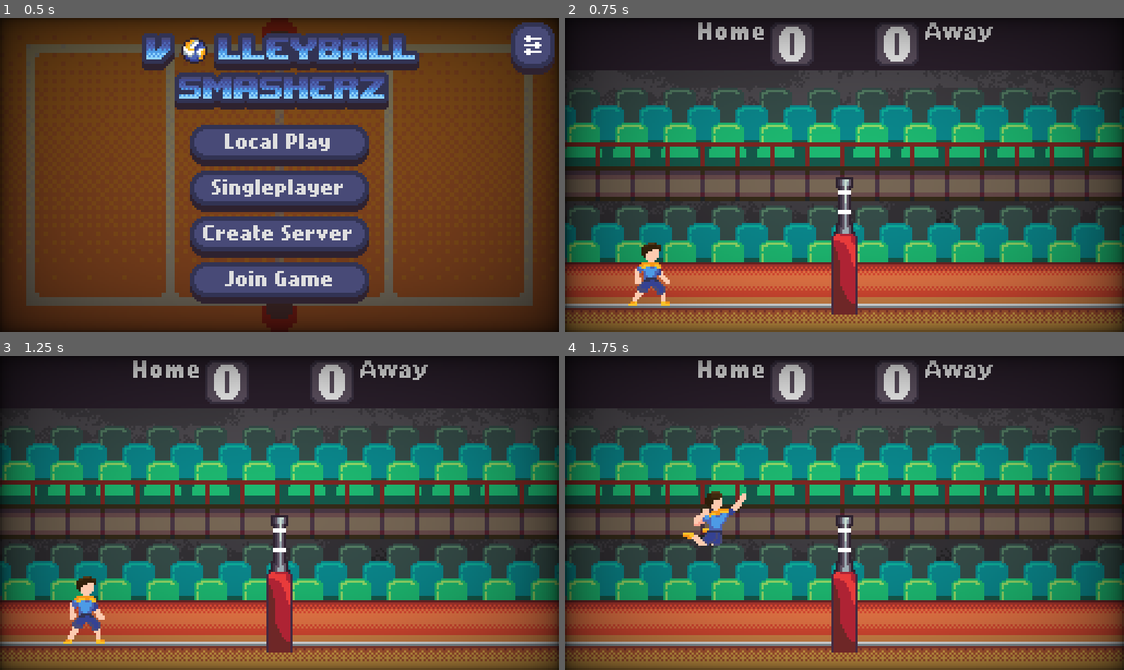
Above: before the commit, frames 1-4 (two rows, left to right).
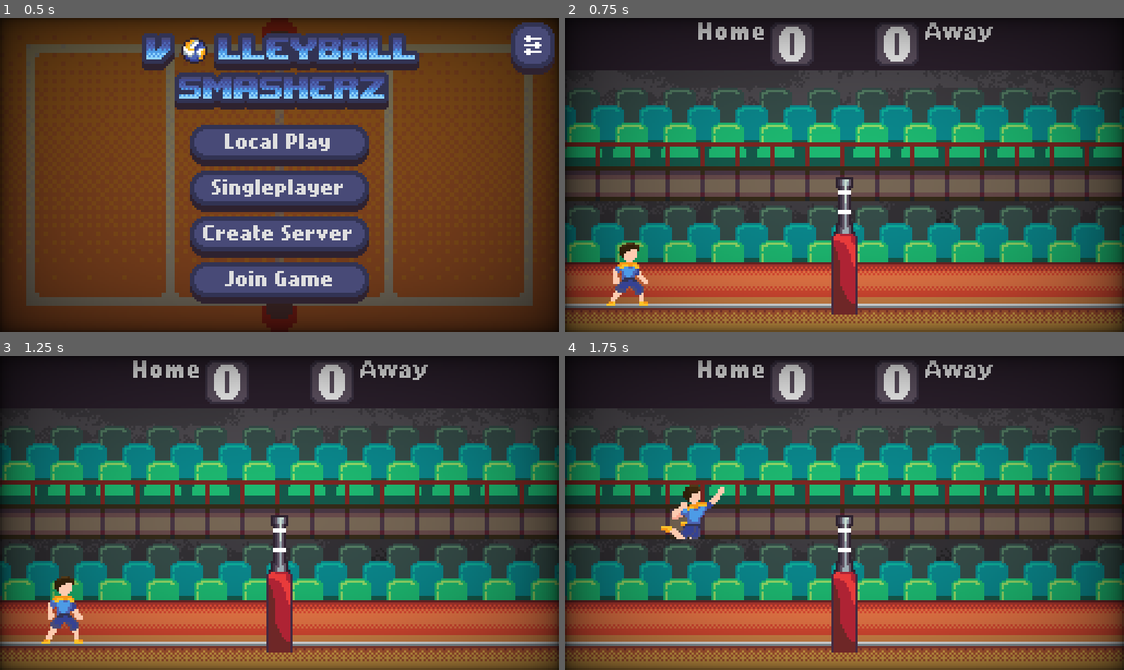
Above: after the commit, the same moments.

Repository: wonderdip/Arcade-Game
Game: Godot game, scene res://Scenes/Menus/title_screen.tscn
The game is run twice, just before and just after one commit, with the same random seed, the same clock (stepped at 60 frames per second) and the same inputs.
Inputs:
- Up to frame 1 (0.5 s): no input
- Up to frame 2 (0.75 s): click "Singleplayer" at 0.5 s
- Up to frame 3 (1.25 s): no input
- Up to frame 4 (1.75 s): hold D (right) from 1.28 s (still down); hold F (set) from 1.28 s (still down); tap W (jump) at 1.52, 1.55 s

Frame 1 is identical in both runs. In frame 2, 1.3% of the frame differs, in the area x 7-19%, y 71-92%; in frame 3, 1.4%; in frame 4, 1.4%, in the area x 17-33%, y 40-61%.

Commit message:
im trying so hard for ts to work

Diff:
--- a/Scenes/player.tscn
+++ b/Scenes/player.tscn
@@ -230,6 +230,9 @@
 properties/3/path = NodePath("Sprite:flip_h")
 properties/3/spawn = true
 properties/3/replication_mode = 1
+properties/4/path = NodePath(".:player_number")
+properties/4/spawn = true
+properties/4/replication_mode = 1
 
 [node name="Player" type="CharacterBody2D" groups=["Player"]]
 collision_mask = 156
@@ -237,16 +240,13 @@
 safe_margin = 0.2
 script = ExtResource("1_cvnsp")
 Speed = 140.0
-JumpForce = -240.0
+JumpForce = -250.0
 Friction = 1300.0
-low_jump_multiplier = 3.0
 
 [node name="Sprite" type="AnimatedSprite2D" parent="."]
 position = Vector2(0, -1)
 sprite_frames = SubResource("SpriteFrames_pu2lt")
-animation = &"Run"
-frame = 6
-frame_progress = 0.43458602
+animation = &"Set"
 
 [node name="CollisionShape2D" type="CollisionShape2D" parent="."]
 visible = false
--- a/Scripts/multiplayer_spawner.gd
+++ b/Scripts/multiplayer_spawner.gd
@@ -22,18 +22,36 @@
 func spawn_player(id: int, index: int) -> void:
 	var player: Node = network_player.instantiate()
 	player.name = str(id)
-	print(index)
+
+	# --- 1) Assign authority on the instance BEFORE it enters the scene tree.
+	# This must be executed on the server only.
+	if multiplayer.is_server():
+		player.set_multiplayer_authority(id)
+		print("Spawner: set authority", id, "on instance", player.name)
+
+	# --- 2) Set any properties that must be replicated at spawn BEFORE add_child.
+	# Ensure player_number is included in the Player scene's SceneReplicationConfig.
+	player.player_number = index
+
+	# Choose spawn position (use global_position to avoid parent-space ambiguity).
+	var spawn_pos := Vector2.ZERO
 	match index:
 		1:
-			player.position = Vector2(30, 112)   # Left side, host
+			spawn_pos = Vector2(30, 112)   # Left side, host
 		2:
-			player.position = Vector2(226, 112)  # Right side, 1st client
+			spawn_pos = Vector2(226, 112)  # Right side, 1st client
 		3:
-			player.position = Vector2(30, 112)   # Left side, 2nd client
+			spawn_pos = Vector2(30, 112)   # Left side, 2nd client
 		4:
-			player.position = Vector2(226, 112)  # Right side, 3rd client
+			spawn_pos = Vector2(226, 112)  # Right side, 3rd client
 		_:
-			player.position = Vector2(30, 112)   # fallback
+			spawn_pos = Vector2(30, 112)   # fallback
 
+	player.global_position = spawn_pos
+
+	# --- 3) Add to the tree after authority + properties are set.
+	# Use call_deferred with the method name (string) to avoid
+	# "Parent node is busy setting up children" errors.
 	get_node(spawn_path).call_deferred("add_child", player)
-	print("Spawned player", id, "at position", player.position)
+
+	print("Spawner: Spawned player", id, "at position", player.global_position, "player_number=", player.player_number)
--- a/Scripts/player.gd
+++ b/Scripts/player.gd
@@ -19,9 +19,10 @@
 var in_blockzone: bool = false
 
 # Player identification
-var player_number: int = -1  # Set this when spawning
-var device_id: int = -1      # Set by InputManager, optional for controller
+@export var player_number: int = -1  # exported so replication can see it at spawn
+var device_id: int = -1
 var input_type: String = ""  # "keyboard" or "controller"
+
 var is_local_mode: bool = false
 
 @onready var sprite: AnimatedSprite2D = $Sprite
@@ -29,23 +30,25 @@
 
 func _enter_tree() -> void:
 	is_local_mode = Networkhandler.is_local
-	if !is_local_mode:
-		set_multiplayer_authority(name.to_int())
+	# IMPORTANT: do NOT call set_multiplayer_authority here.
+	# Authority must be set on the instance by the server BEFORE add_child (in the spawner).
 
 func _ready() -> void:
+	# Debug output to help verify what's happening on each peer
+	print("[Player._ready] name=", name,
+		  " player_number=", player_number,
+		  " authority=", get_multiplayer_authority(),
+		  " unique_id=", multiplayer.get_unique_id(),
+		  " is_server=", multiplayer.is_server(),
+		  " pos=", global_position)
+
 	player_arms.visible = false
-	if !is_local_mode:
-		# Network multiplayer mode
-		var peer_id = name.to_int()
-		if multiplayer.get_unique_id() == peer_id:
-			if multiplayer.is_server():
-				global_position = Vector2(40, 112)
-			elif player_number == 1:
-				global_position = Vector2(216, 112)
-			elif player_number == 2:
-				global_position = Vector2(40, 112)
-			else:
-				global_position = Vector2(216, 112)
+
+	# Only run authority-local logic if this instance is authoritative locally
+	if get_multiplayer_authority() == multiplayer.get_unique_id():
+		# This instance is authoritative for local input
+		# Setup local-only state (if any) here
+		pass
 
 func _physics_process(delta: float) -> void:
 	if is_local_mode and player_number < 0:
Not shown, changed: LICENSE.txt
